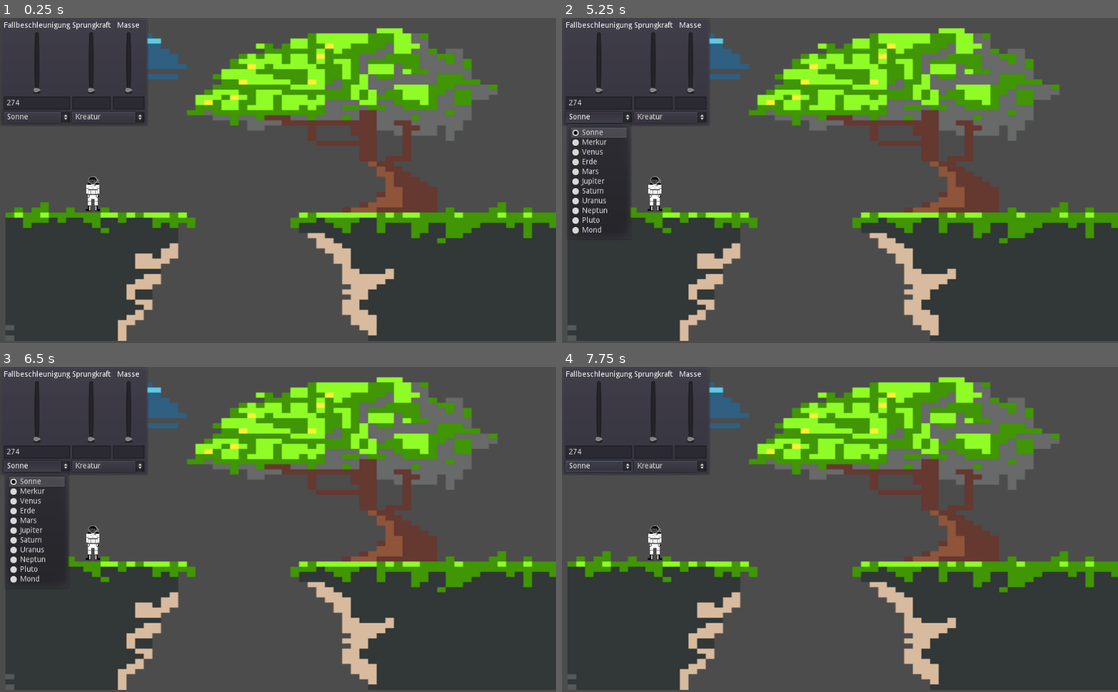
Above: before the commit, frames 1-4 (two rows, left to right).
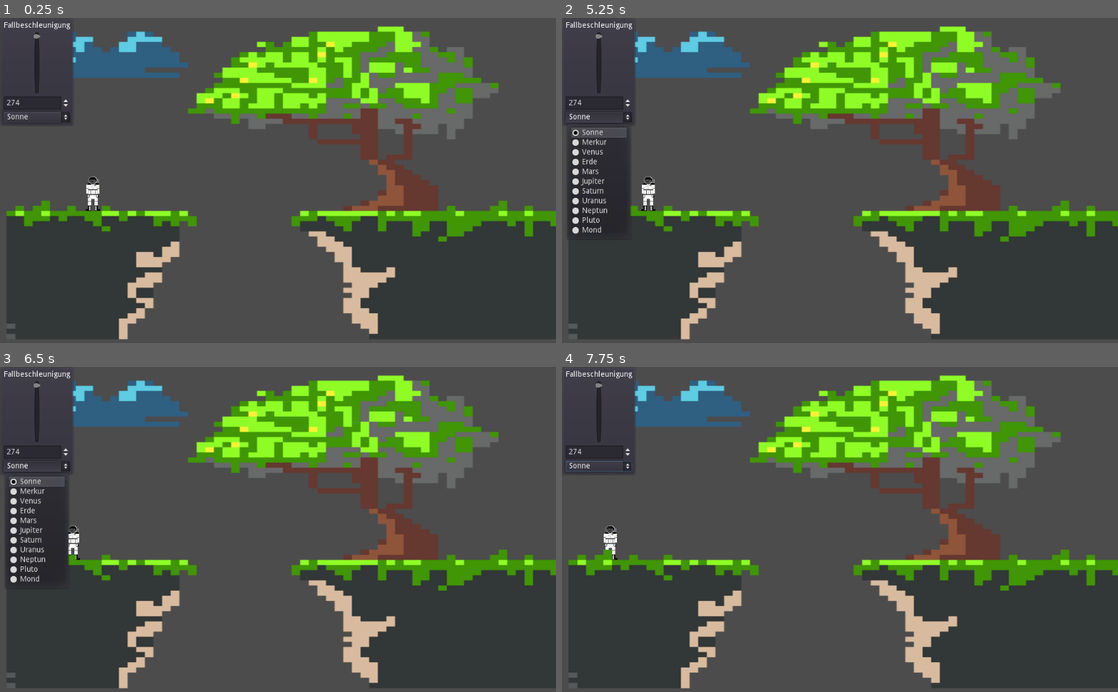
Above: after the commit, the same moments.

Repository: fabambrosi/ProjektApplikationGitHub
Game: Godot game, scene res://Scenes/App.tscn
Same seed, same stepped clock (60 frames per second), same inputs: the game is played once before the commit and once after it. The project has no main scene, so this scene is started directly. The engine's default icon, where the game draws it, is replaced by a stand-in: a white triangle on a blue panel in a dark square.
Inputs:
- Up to frame 1 (0.25 s): no input
- Up to frame 2 (5.25 s): click "Sonne" at 0.5 s; click "Kreatur" (after the commit: "Sonne") at 1.25 s; click "Sonne" at 2 s; click "Kreatur" (after the commit: "Sonne") at 2.75 s; click "Sonne" at 3.5 s; click "Kreatur" (after the commit: "Sonne") at 4.25 s; tap Enter at 5 s; hold A (a) from 5.03 s (still down)
- Up to frame 3 (6.5 s): tap D (d) at 5.3, 5.85 s; release A (a) at 5.78 s; tap W (w) at 6.05 s
- Up to frame 4 (7.75 s): tap Space at 6.5 s; hold A (a) 6.53-7.28 s; tap W (w) at 6.6 s; tap A (a) at 7.35 s; tap D (d) at 7.55 s

The runs differ from the first frame. In frame 1, 9.3% of the frame differs, in the area x 1-100%, y 1-100%; in frame 2, 9.3%; in frame 3, 9.4%; in frame 4, 9.6%.

Commit message:
Erweiterung der Steuerung und Änderung des UI

Diff:
--- a/Projekt Applikation/Scenes/Planet.tscn
+++ b/Projekt Applikation/Scenes/Planet.tscn
@@ -23,18 +23,25 @@
 } ]
 
 [sub_resource type="RectangleShape2D" id=2]
-extents = Vector2( 182.922, 22 )
+extents = Vector2( 177.461, 22 )
+
+[sub_resource type="RectangleShape2D" id=3]
+extents = Vector2( 246.5, 21 )
 
 [node name="Planet" type="StaticBody2D"]
 position = Vector2( 476, 266 )
 script = ExtResource( 1 )
 
 [node name="AnimatedSprite" type="AnimatedSprite" parent="."]
-position = Vector2( 43, 27 )
+position = Vector2( 45, 24 )
 scale = Vector2( 0.993164, 0.59082 )
 frames = SubResource( 1 )
 animation = "New Anim 1"
 
 [node name="CollisionShape2D" type="CollisionShape2D" parent="."]
-position = Vector2( -291.922, 113 )
+position = Vector2( -293.461, 113 )
 shape = SubResource( 2 )
+
+[node name="CollisionShape2D2" type="CollisionShape2D" parent="."]
+position = Vector2( 304.5, 114 )
+shape = SubResource( 3 )
--- a/Projekt Applikation/Scenes/UserInterface.gd
+++ b/Projekt Applikation/Scenes/UserInterface.gd
@@ -3,6 +3,7 @@
 onready var planet_node = get_parent().get_parent().get_node("Planet")
 onready var planet_selector = $PanelContainer/HBoxContainer/PlanetVBox/OptionButton
 onready var gravity_text = $PanelContainer/HBoxContainer/PlanetVBox/LineEdit
+onready var gravity_slider = $PanelContainer/HBoxContainer/PlanetVBox/VSlider
 
 var planet_list = ["Sonne", "Merkur", "Venus", "Erde", "Mars", "Jupiter", "Saturn", "Uranus", "Neptun", "Pluto", "Mond"]
 var gravity_dictionary = {"Sonne": 274, "Merkur":3.7,"Venus":8.87,"Erde":9.81, "Mars":3.69, "Jupiter":24.79, "Saturn":10.44,"Uranus":8.87,"Neptun":11.15,"Pluto":0.66,"Mond":1.63}
@@ -15,7 +16,7 @@
 	update_planet()
 
 func _physics_process(_delta):
-	planet_node.planet_gravity = float(gravity_text.text)
+	planet_node.planet_gravity = gravity_text.value
 
 func _on_OptionButton_item_selected(_index):
 	update_planet()
@@ -23,4 +24,10 @@
 func update_planet():
 	current_planet = planet_list[planet_selector.selected]
 	planet_node.planet = current_planet
-	gravity_text.text = str(gravity_dictionary[current_planet])
+	gravity_text.value = gravity_dictionary[current_planet]
+
+func _on_VSlider_drag_ended(value_changed):
+	gravity_text.value = gravity_slider.value
+
+func _on_LineEdit_value_changed(value):
+	gravity_slider.value = value
--- a/Projekt Applikation/Scenes/UserInterface.tscn
+++ b/Projekt Applikation/Scenes/UserInterface.tscn
@@ -8,13 +8,13 @@
 script = ExtResource( 1 )
 
 [node name="PanelContainer" type="PanelContainer" parent="."]
-margin_right = 273.0
+margin_right = 136.0
 margin_bottom = 200.0
 
 [node name="HBoxContainer" type="HBoxContainer" parent="PanelContainer"]
 margin_left = 7.0
 margin_top = 7.0
-margin_right = 266.0
+margin_right = 129.0
 margin_bottom = 193.0
 size_flags_vertical = 3
 
@@ -36,11 +36,16 @@
 margin_bottom = 134.0
 size_flags_horizontal = 1
 size_flags_vertical = 3
+max_value = 300.0
+exp_edit = true
 
-[node name="LineEdit" type="LineEdit" parent="PanelContainer/HBoxContainer/PlanetVBox"]
+[node name="LineEdit" type="SpinBox" parent="PanelContainer/HBoxContainer/PlanetVBox"]
 margin_top = 138.0
 margin_right = 122.0
 margin_bottom = 162.0
+max_value = 300.0
+step = 0.1
+exp_edit = true
 
 [node name="OptionButton" type="OptionButton" parent="PanelContainer/HBoxContainer/PlanetVBox"]
 margin_top = 166.0
@@ -49,71 +54,6 @@
 size_flags_stretch_ratio = 0.0
 text = "Planet"
 
-[node name="CreatureVBox" type="VBoxContainer" parent="PanelContainer/HBoxContainer"]
-margin_left = 126.0
-margin_right = 259.0
-margin_bottom = 186.0
-
-[node name="HBoxContainer" type="HBoxContainer" parent="PanelContainer/HBoxContainer/CreatureVBox"]
-margin_right = 133.0
-margin_bottom = 162.0
-size_flags_vertical = 3
-
-[node name="JumpForceVBox" type="VBoxContainer" parent="PanelContainer/HBoxContainer/CreatureVBox/HBoxContainer"]
-margin_right = 71.0
-margin_bottom = 162.0
-size_flags_vertical = 3
-
-[node name="Label" type="Label" parent="PanelContainer/HBoxContainer/CreatureVBox/HBoxContainer/JumpForceVBox"]
-margin_right = 71.0
-margin_bottom = 14.0
-size_flags_vertical = 1
-text = "Sprungkraft"
-align = 1
-valign = 1
-
-[node name="VSlider" type="VSlider" parent="PanelContainer/HBoxContainer/CreatureVBox/HBoxContainer/JumpForceVBox"]
-margin_top = 18.0
-margin_right = 71.0
-margin_bottom = 134.0
-size_flags_horizontal = 1
-size_flags_vertical = 3
-
-[node name="LineEdit" type="LineEdit" parent="PanelContainer/HBoxContainer/CreatureVBox/HBoxContainer/JumpForceVBox"]
-margin_top = 138.0
-margin_right = 71.0
-margin_bottom = 162.0
-
-[node name="MassVBox" type="VBoxContainer" parent="PanelContainer/HBoxContainer/CreatureVBox/HBoxContainer"]
-margin_left = 75.0
-margin_right = 133.0
-margin_bottom = 162.0
-
-[node name="Label" type="Label" parent="PanelContainer/HBoxContainer/CreatureVBox/HBoxContainer/MassVBox"]
-margin_right = 58.0
-margin_bottom = 14.0
-size_flags_vertical = 1
-text = "Masse"
-align = 1
-valign = 1
-
-[node name="VSlider" type="VSlider" parent="PanelContainer/HBoxContainer/CreatureVBox/HBoxContainer/MassVBox"]
-margin_top = 18.0
-margin_right = 58.0
-margin_bottom = 134.0
-size_flags_horizontal = 1
-size_flags_vertical = 3
-
-[node name="LineEdit" type="LineEdit" parent="PanelContainer/HBoxContainer/CreatureVBox/HBoxContainer/MassVBox"]
-margin_top = 138.0
-margin_right = 58.0
-margin_bottom = 162.0
-
-[node name="OptionButton" type="OptionButton" parent="PanelContainer/HBoxContainer/CreatureVBox"]
-margin_top = 166.0
-margin_right = 133.0
-margin_bottom = 186.0
-size_flags_stretch_ratio = 0.0
-text = "Kreatur"
-
+[connection signal="drag_ended" from="PanelContainer/HBoxContainer/PlanetVBox/VSlider" to="." method="_on_VSlider_drag_ended"]
+[connection signal="value_changed" from="PanelContainer/HBoxContainer/PlanetVBox/LineEdit" to="." method="_on_LineEdit_value_changed"]
 [connection signal="item_selected" from="PanelContainer/HBoxContainer/PlanetVBox/OptionButton" to="." method="_on_OptionButton_item_selected"]
--- a/Projekt Applikation/Scripts/Astronaut.gd
+++ b/Projekt Applikation/Scripts/Astronaut.gd
@@ -8,32 +8,36 @@
 export var jump_force = 160 #Kann auch geändert werden, je nach Austronautentyp (Mensch, 930 N,  Känguru, ....)
 export var mass = 75 #Kann im UI eingestellt werden
 
-
 var velocity = Vector2()
 const Up_Vector = Vector2(0, -1)
 
-var z = 0
-
 func _ready():
-
 	screen_size = get_viewport_rect().size
 
 func _process(delta):
-
 	gravity = get_parent().get_node("Planet").planet_gravity
 	velocity.x = 0
 	velocity.y += gravity * delta * motion_factor
 	check_key_input()
+	move()
+	reset_position()
 
-
-# warning-ignore:return_value_discarded
-	move_and_slide(velocity, Up_Vector)
-	#position += velocity * delta
-	#position.x = clamp(position.x, 0, screen_size.x)
-	#position.y = clamp(position.y, 0, screen_size.y)
-
-
+	velocity = move_and_slide(velocity, Up_Vector)
 
 func check_key_input():
 	if Input.is_action_just_pressed("w") and is_on_floor():
 		velocity.y = -jump_force
+
+func move():
+	if Input.is_action_pressed("a"):
+		position.x = position.x -1
+	if Input.is_action_pressed("d"):
+		position.x = position.x +1
+
+func reset_position():
+	if position.y > screen_size.y:
+		position.y = -10
+	if position.x < -10:
+		position.x = screen_size.x + 8
+	if position.x > screen_size.x + 10:
+		position.x = - 8
--- a/Projekt Applikation/project.godot
+++ b/Projekt Applikation/project.godot
@@ -12,6 +12,10 @@
 
 config/name="Projekt Applikation"
 config/icon="res://icon.png"
+
+[display]
+
+window/size/resizable=false
 
 [editor_plugins]
 
Not shown: 1 places in Projekt Applikation/Scenes/Planet.tscn that only renumber resources
